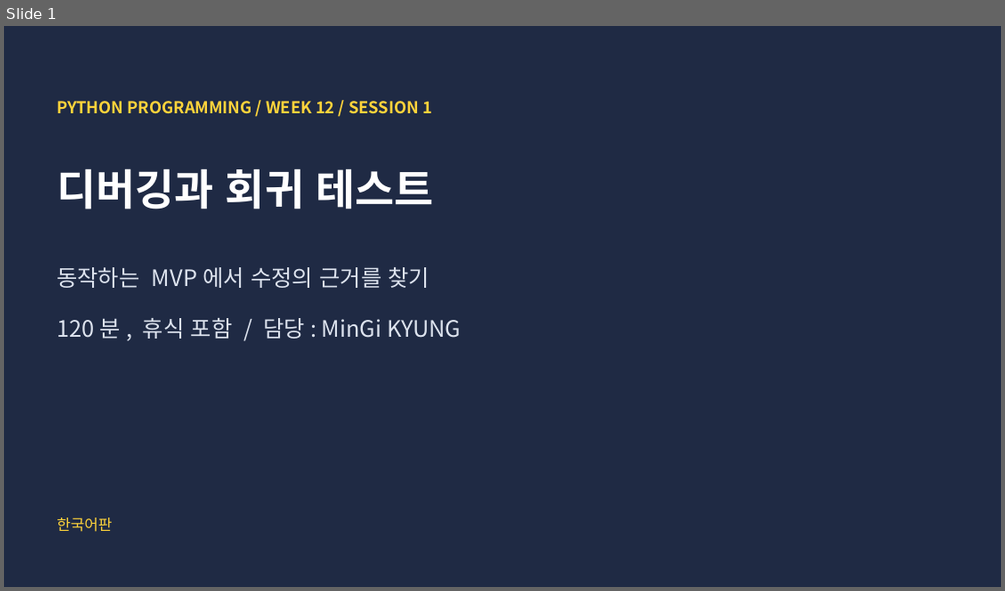
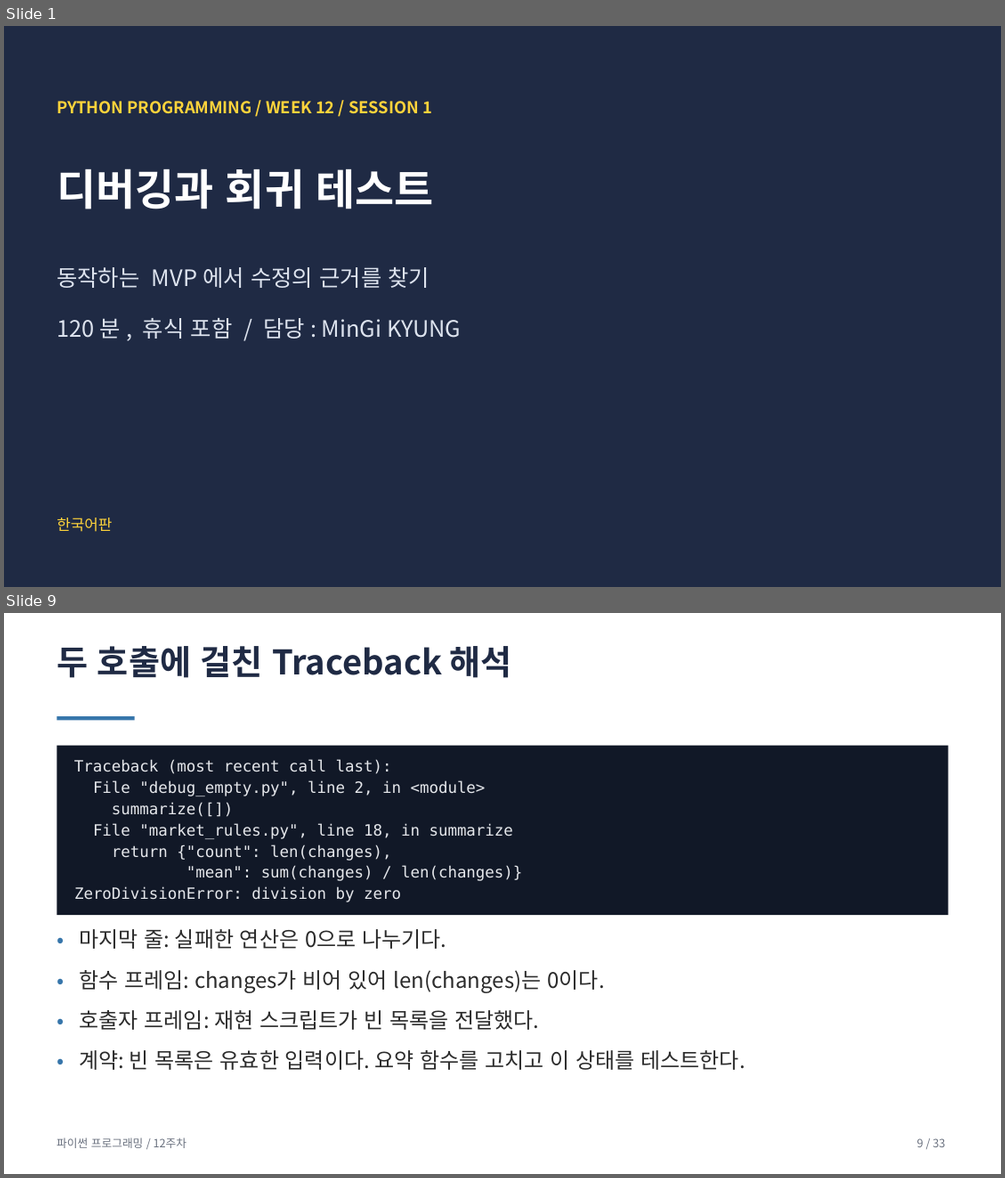
Before and after one commit to HimmelsscheibeVonNebra/2026_BasicProgrammingUsingPython, a slide deck: Presentation/week11/week11.pptx. Shown one above the other, each under a label of ours: slide 1 before the commit, slides 1 and 9 after it; the slides between them are not shown. The pictures are 1005x591 and 1005x1178 pixels, drawn with LibreOffice and Linux fonts; fonts in the diff are those of the drawing. Boxes give left, top, right and bottom in pixels: in the first picture for what was removed or moved away, otherwise in the second. Text is boxed around its words. In the diff, an @@ line names an element or a change of style, - is before the commit and + after.

Commit message:
Expand week11 debugging lecture with worked examples

```diff
--- a/Presentation/week11/week11.pptx
+++ b/Presentation/week11/week11.pptx
@@ slide 9 added at (x1=4, y1=613, x2=1001, y2=1174), background #FFFFFF @@
@@ text added at (x1=57, y1=646, x2=512, y2=678), 27 pt, text #1F2A44, bold @@
+두 호출에 걸친 Traceback 해석
@@ rectangle added at (x1=57, y1=716, x2=134, y2=720), fill #3776AB @@
@@ rectangle added at (x1=57, y1=745, x2=948, y2=915), fill #111827 @@
@@ text added at (x1=74, y1=760, x2=392, y2=774), 12.4 pt, text #E5E7EB @@
+Traceback (most recent call last):
@@ text added at (x1=93, y1=780, x2=485, y2=796), 12.4 pt, text #E5E7EB @@
+File "debug_empty.py", line 2, in <module>
@@ text added at (x1=93, y1=823, x2=513, y2=839), 12.4 pt, text #E5E7EB @@
+File "market_rules.py", line 18, in summarize
@@ text added at (x1=112, y1=802, x2=233, y2=817), 12.4 pt, text #E5E7EB @@
+summarize([])
@@ text added at (x1=112, y1=844, x2=391, y2=860), 12.4 pt, text #E5E7EB @@
+return {"count": len(changes),
@@ text added at (x1=186, y1=866, x2=522, y2=881), 12.4 pt, text #E5E7EB @@
+"mean": sum(changes) / len(changes)}
@@ text added at (x1=74, y1=886, x2=401, y2=902), 12.4 pt, text #E5E7EB @@
+ZeroDivisionError: division by zero
@@ text added at (x1=57, y1=926, x2=92, y2=955), 17 pt, text #3776AB @@
+•
@@ text added at (x1=80, y1=929, x2=446, y2=949), 17 pt, text #2B2B2B @@
+마지막 줄: 실패한 연산은 0으로 나누기다.
@@ text added at (x1=57, y1=966, x2=92, y2=996), 17 pt, text #3776AB @@
+•
@@ text added at (x1=80, y1=970, x2=604, y2=993), 17 pt, text #2B2B2B @@
+함수 프레임: changes가 비어 있어 len(changes)는 0이다.
@@ text added at (x1=57, y1=1007, x2=92, y2=1037), 17 pt, text #3776AB @@
+•
@@ text added at (x1=80, y1=1010, x2=539, y2=1030), 17 pt, text #2B2B2B @@
+호출자 프레임: 재현 스크립트가 빈 목록을 전달했다.
@@ text added at (x1=57, y1=1047, x2=92, y2=1076), 17 pt, text #3776AB @@
+•
@@ text added at (x1=80, y1=1050, x2=744, y2=1070), 17 pt, text #2B2B2B @@
+계약: 빈 목록은 유효한 입력이다. 요약 함수를 고치고 이 상태를 테스트한다.
@@ text added at (x1=57, y1=1137, x2=186, y2=1148), 9 pt, text #6B7280 @@
+파이썬 프로그래밍 / 12주차
@@ text added at (x1=917, y1=1138, x2=945, y2=1147), 9 pt, text #6B7280 @@
+9 / 33
```
Also in this commit, not shown: 20 slides changed, 11 other slides added, 1 other file.
